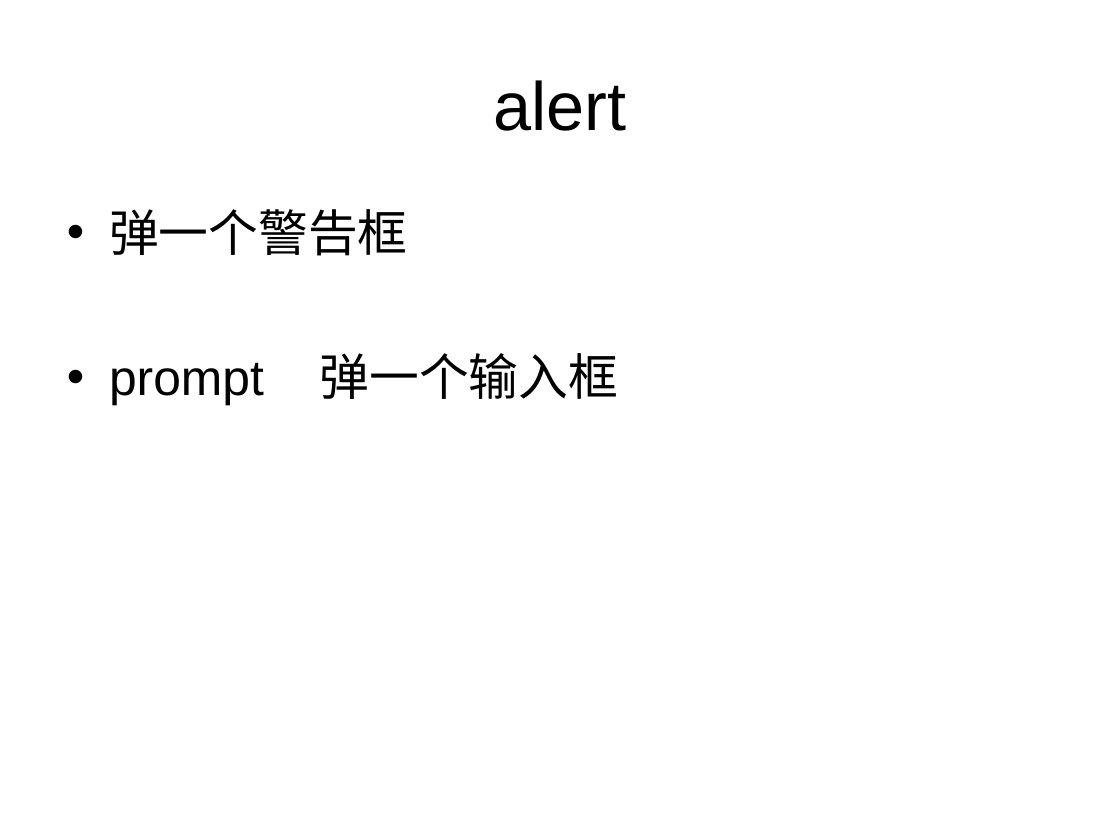
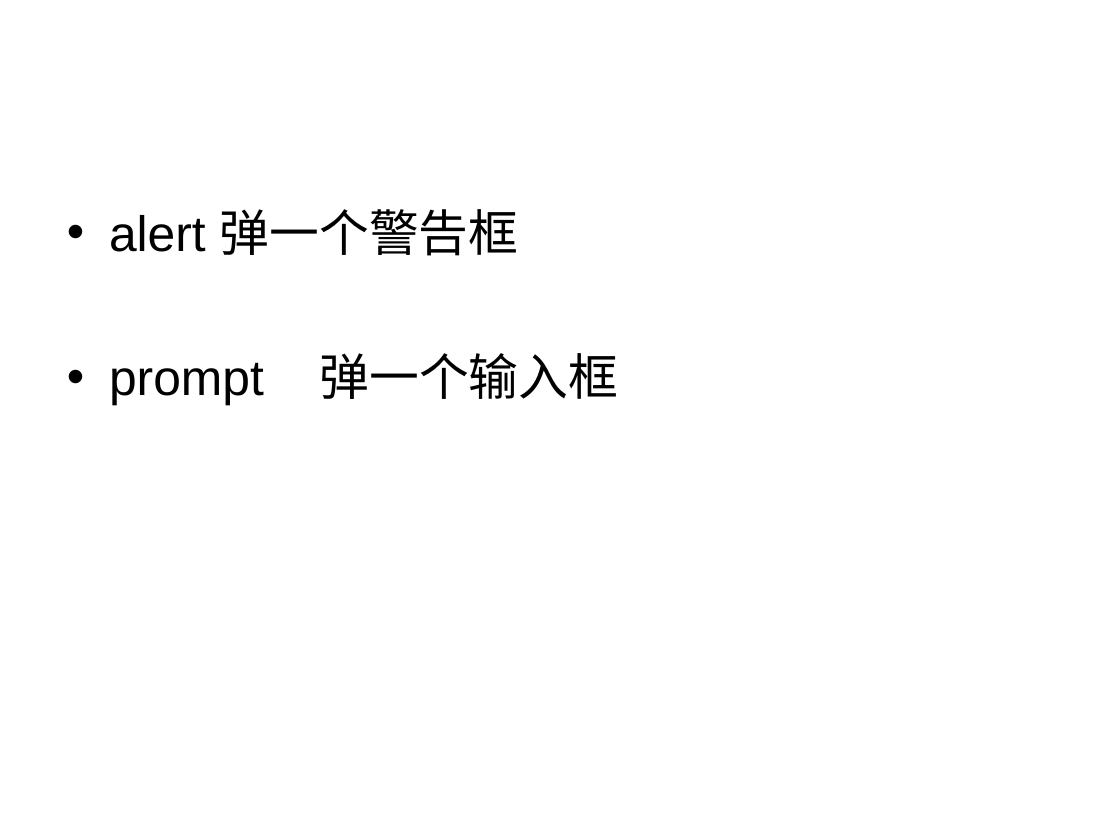
Before and after one commit to cd-vr1class/homework, a slide deck: slide 13 of ppt/7-7js运算符.ppt. Drawn at 1120x840 pixels with LibreOffice and Linux fonts; fonts in the diff are those of the drawing. Boxes give left, top, right and bottom in pixels: in the first picture for what was removed or moved away, otherwise in the second. Text is boxed around its words. In the diff, an @@ line names an element or a change of style, - is before the commit and + after.

```diff
--- a/ppt/7-7js运算符.ppt
+++ b/ppt/7-7js运算符.ppt
@@ title removed at <box>493,80,626,131</box> @@
-alert
@@ text at <box>109,209,519,256</box>: text changed @@
-• 弹一个警告框
+• alert 弹一个警告框
```
Also in this commit, not shown: 3 other slides changed, 6 other files.
